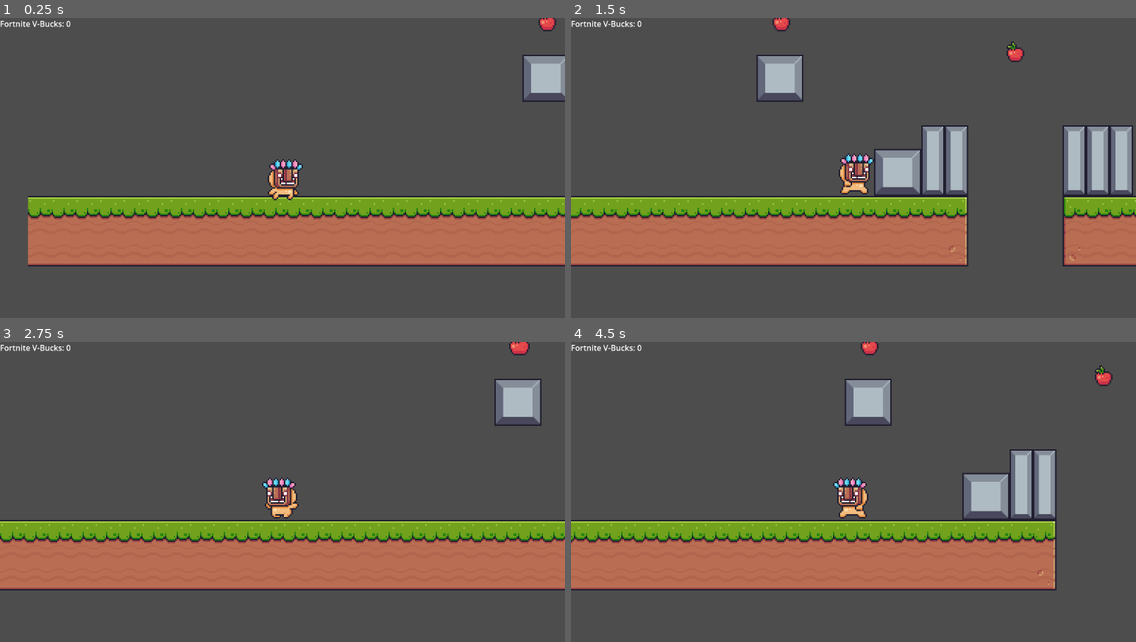
Above: before the commit, frames 1-4 (two rows, left to right).
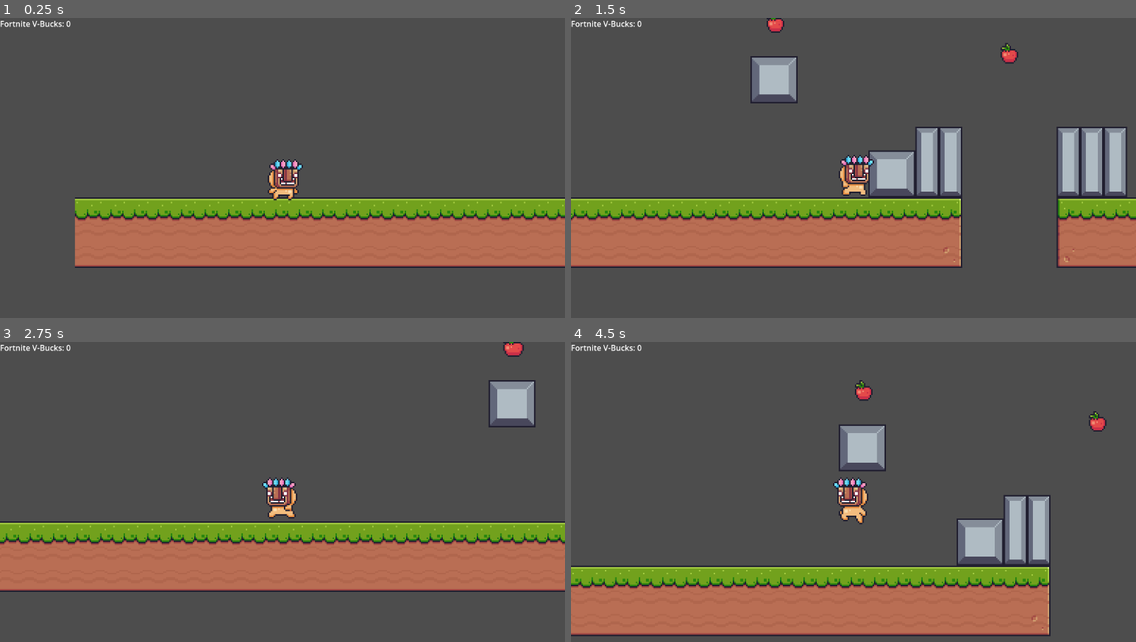
Above: after the commit, the same moments.

Repository: DiegoA04/butterplatformer
Game: Godot game, scene res://main.tscn
The game is run twice, just before and just after one commit, with the same random seed, the same clock (stepped at 60 frames per second) and the same inputs.
Inputs:
- Up to frame 1 (0.25 s): no input
- Up to frame 2 (1.5 s): hold D (right) from 0.53 s (still down); tap Space (jump) at 0.6, 0.77, 1.07, 1.35 s
- Up to frame 3 (2.75 s): tap Space (jump) at 1.52, 1.82, 2.1 s; release D (right) at 2.03 s; hold A (left) from 2.03 s (still down)
- Up to frame 4 (4.5 s): release A (left) at 2.78 s; hold D (right) 2.78-4.28 s; tap Space (jump) at 2.85, 3.02, 3.32, 3.6, 3.77, 4.07, 4.35 s; hold A (left) from 4.28 s (still down)

The runs differ from the first frame. In frame 1, 7.5% of the frame differs, in the area x 4-100%, y 0-84%; in frame 2, 11%; in frame 3, 6.4%; in frame 4, 39%, in the area x 0-96%, y 0-99%.

Commit message:
Get good
Fixed velocity

Diff:
--- a/main.tscn
+++ b/main.tscn
@@ -617,4 +617,4 @@
 position = Vector2(866, 574)
 
 [node name="PlayerCharacter" parent="." instance=ExtResource("2_rd4tg")]
-position = Vector2(141, 593)
+position = Vector2(109, 570)
--- a/playerCharacter.gd
+++ b/playerCharacter.gd
@@ -60,7 +60,7 @@
 		isJumpheld = true
 
 	if Input.is_action_just_released("jump") and isJumpheld:
-		velocity.y = maxf(velocity.y, -25)
+		velocity.y = maxf(velocity.y, -100)
 		isJumpheld = false
 	# Get the input direction and handle the movement/deceleration.
 	# As good practice, you should replace UI actions with custom gameplay actions.
--- a/playerCharacter.tscn
+++ b/playerCharacter.tscn
@@ -7,7 +7,7 @@
 [ext_resource type="Texture2D" uid="uid://dteholjkh16bg" path="res://pixeladventureassets/Main Characters/Mask Dude/Fall (32x32).png" id="5_rw3k1"]
 
 [sub_resource type="RectangleShape2D" id="RectangleShape2D_hhyyi"]
-size = Vector2(24, 29)
+size = Vector2(17, 29)
 
 [sub_resource type="AtlasTexture" id="AtlasTexture_vgxj4"]
 atlas = ExtResource("2_6eoyb")
@@ -207,7 +207,7 @@
 script = ExtResource("1_h8f3r")
 
 [node name="CollisionShape2D" type="CollisionShape2D" parent="."]
-position = Vector2(2, -1.5)
+position = Vector2(1.5, -0.5)
 shape = SubResource("RectangleShape2D_hhyyi")
 
 [node name="maskungabunga" type="AnimatedSprite2D" parent="."]
